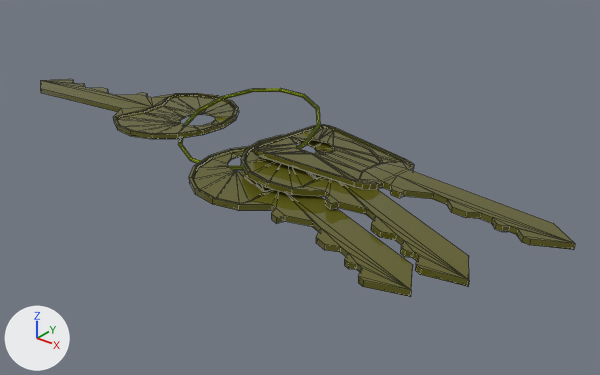
What one commit did to the FBX model Assets/ART/Meshes/INVENTORY/SM_Keys.fbx.
Camera for both pictures: a 50 mm camera at (0.176, -0.182, 0.112) aimed at (0.012, 0.022, -0.015). Lighting does not change. The marker at lower left points along +X, +Y and +Z. The older version comes first. Mesh edges are drawn as thin lines. Where no turn or scale is listed for an object, it has been applied to the vertices.

Names of what the first picture shows: 'SM_Keys'.
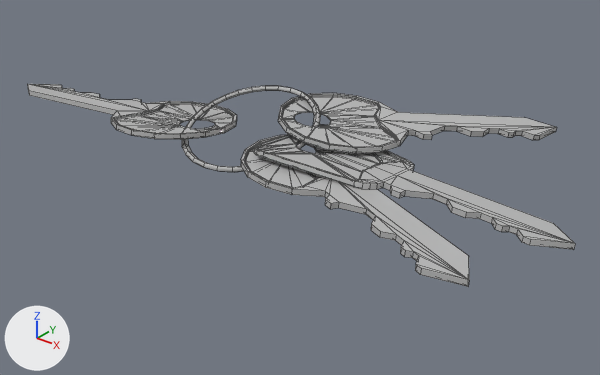
The change, as JSON lines over the scene's bpy script:
```json
{"op": "add", "block": "mat_default", "code": ["mat_default = principled_material('Default')", "mat_default.base_color = (0.5, 0.5, 0.5)  # grey #bcbcbc", "mat_default.roughness = 0.0"]}
{"block": "me_mesh", "where": "# used by ob_sm_keys; location = (0.0, 0.0, 0.0)"}
{"op": "remove", "block": "me_mesh", "code": "me_mesh.from_pydata(...)  # 1080 vertices, 1210 faces; spans x -0.113..0.113, y -0.038..0.038, z 0.0..0.013"}
{"op": "remove", "block": "me_mesh", "code": "me_mesh.materials.append(mat_m_metal_01)  # yellow #a5bc00"}
{"op": "add", "block": "me_mesh", "code": "me_mesh.from_pydata(...)  # 1080 vertices, 1210 faces; spans x -0.111..0.113, y -0.026..0.089, z -0.001..0.014"}
{"block": "me_mesh", "change": "me_mesh part 1: the loose piece of 234 vertices spanning x -0.003..0.091, y -0.038..0.016, z 0.001..0.003 is multiplied about its middle by the matrix ((0.372, -0.921, 0.113), (0.926, 0.377, 0.027), (-0.068, 0.095, 0.993)), then moved by (-0.008, 0.065, 0.005), in mat_default (grey #bcbcbc)"}
{"block": "me_mesh", "change": "me_mesh part 2: 7 vertices moved within x -0.026..0.021, y -0.008..0.037, z 0.001..0.013; 328 vertices removed from x -0.113..0.022, y -0.012..0.038, z 0.0..0.013; 328 vertices added at x -0.111..0.02, y -0.014..0.038, z -0.001..0.014"}
{"block": "me_mesh", "change": "me_mesh part 3: 572 faces spanning x 0.007..0.113, y -0.026..0.033, z 0.0..0.009 switch from mat_m_metal_gold (dark yellow #5f5d1c) to mat_default (grey #bcbcbc)"}
```

Pixel boxes [x1, y1, x2, y2] of what changed, in the pictures (600 x 375 px; the box of a moved part takes in the faces that stretch with it):
```json
{"object": "SM_Keys", "change": "reshaped", "before": [40, 79, 575, 297], "after": [27, 84, 575, 287], "on screen": "7% shorter"}
{"part": 1, "of": "me_mesh", "change": "moved or reshaped", "before": [189, 146, 413, 297], "after": [278, 93, 557, 154]}
{"part": 2, "of": "me_mesh", "change": "moved or reshaped", "before": [40, 79, 321, 170], "after": [27, 84, 321, 172]}
{"part": 3, "of": "me_mesh", "change": "recoloured", "before": [241, 125, 575, 287], "after": [241, 125, 575, 287], "on screen": "dark yellow to grey"}
```
